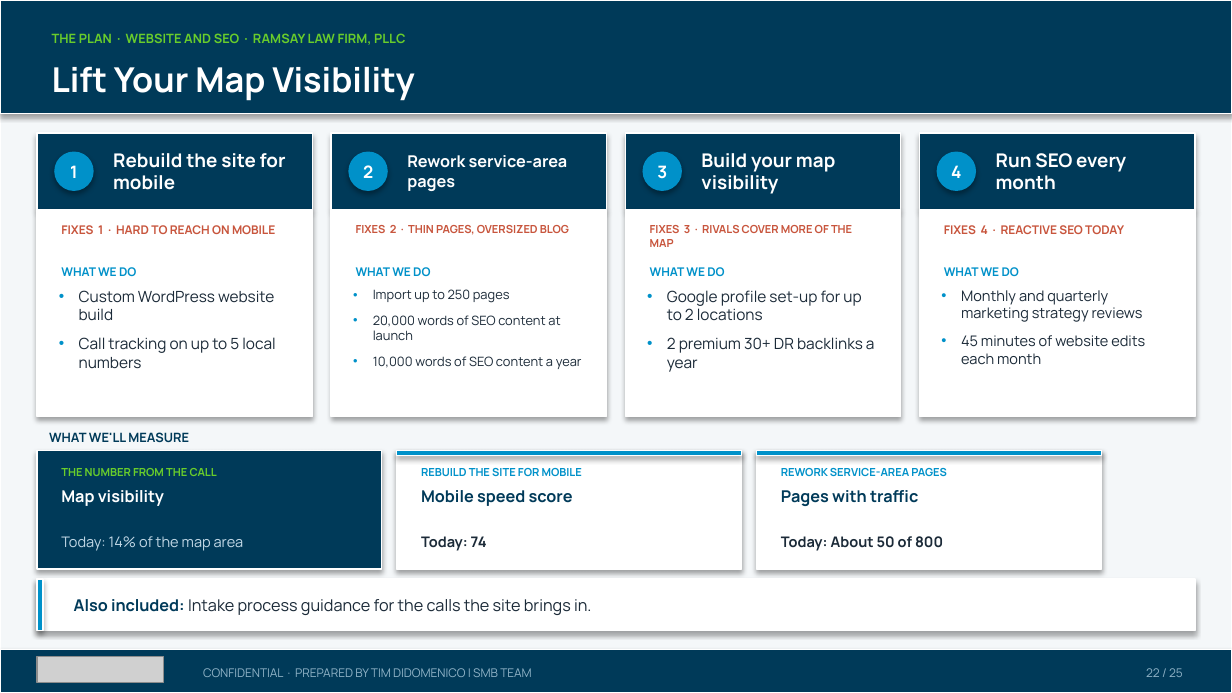
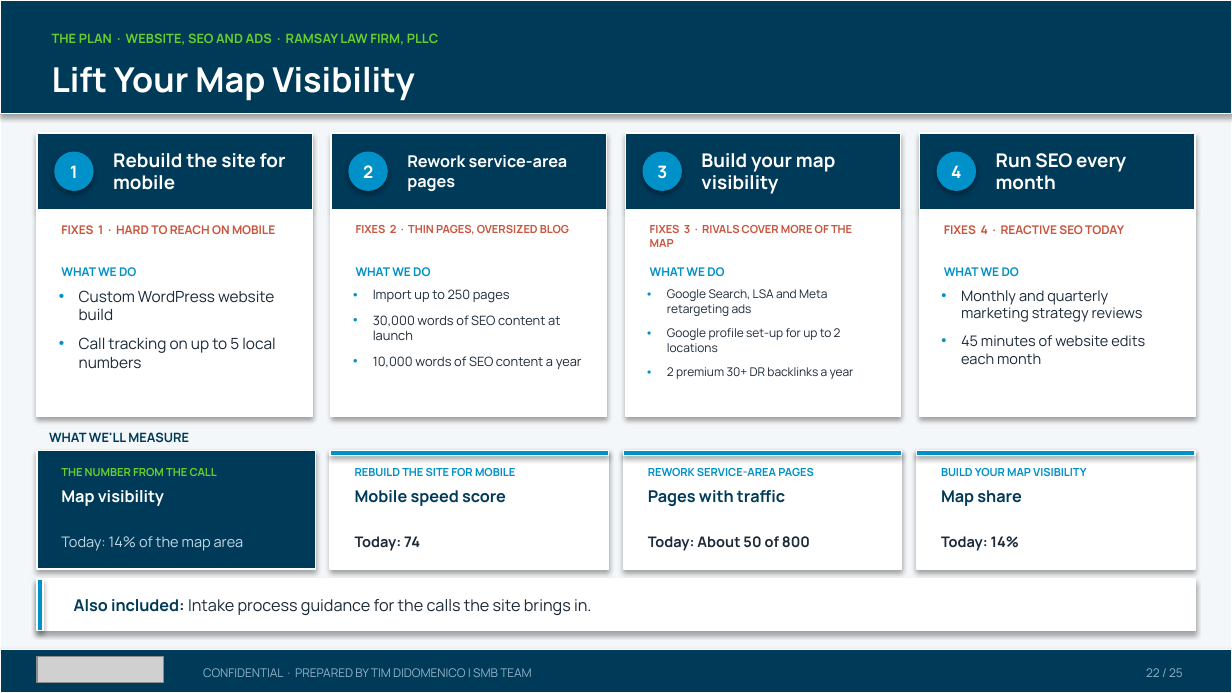
Before and after one commit to SMB-Team-Technology/workwith-smbteam, a slide deck: slide 22 of ramsay/Ramsay Law Firm PLLC_November 23, 2026_Proposal.pptx. Drawn at 1232x693 pixels with LibreOffice and Linux fonts; fonts in the diff are those of the drawing; grey boxes stand for pictures. Boxes give left, top, right and bottom in pixels: in the first picture for what was removed or moved away, otherwise in the second. Text is boxed around its words. In the diff, an @@ line names an element or a change of style, - is before the commit and + after.

```diff
--- a/ramsay/Ramsay Law Firm PLLC_November 23, 2026_Proposal.pptx
+++ b/ramsay/Ramsay Law Firm PLLC_November 23, 2026_Proposal.pptx
@@ text at (52, 33, 439, 45): text changed @@
-THE PLAN · WEBSITE AND SEO · RAMSAY LAW FIRM, PLLC
+THE PLAN · WEBSITE, SEO AND ADS · RAMSAY LAW FIRM, PLLC
@@ text at (667, 289, 827, 316): paragraph added @@
+• Google Search, LSA and Meta retargeting ads
@@ text at (373, 315, 560, 340): text changed @@
-• 20,000 words of SEO content at launch
+• 30,000 words of SEO content at launch
@@ text at (667, 328, 854, 379): size 9 to 7 pt in "Google profile set-up for up to 2 ...", "2 premium 30+ DR backlinks a year"; more space between paragraphs @@
@@ rectangle: place and size @@
-rectangle at (37, 451, 382, 569)
+rectangle at (37, 451, 315, 569)
@@ rectangle: place and size @@
-rectangle at (397, 451, 742, 569)
+rectangle at (330, 451, 609, 569)
@@ rectangle: place and size @@
-rectangle at (397, 451, 742, 456)
+rectangle at (330, 451, 609, 456)
@@ text "REBUILD THE SITE FOR MOBILE": place and size @@
-text "REBUILD THE SITE FOR MOBILE" at (421, 468, 582, 476)
+text "REBUILD THE SITE FOR MOBILE" at (355, 468, 515, 476)
@@ rectangle: place and size @@
-rectangle at (756, 451, 1101, 569)
+rectangle at (623, 451, 902, 569)
@@ rectangle: place and size @@
-rectangle at (756, 451, 1101, 456)
+rectangle at (623, 451, 902, 456)
@@ text "REWORK SERVICE-AREA PAGES": place and size @@
-text "REWORK SERVICE-AREA PAGES" at (781, 468, 947, 476)
+text "REWORK SERVICE-AREA PAGES" at (648, 468, 814, 476)
@@ rectangle added at (917, 451, 1195, 569), fill #FFFFFF, outline #FFFFFF 0.75 pt @@
@@ rectangle added at (917, 451, 1195, 456), fill #0091C9, outline #FFFFFF 0.75 pt @@
@@ text added at (941, 468, 1087, 476), 6.5 pt, text #0091C9, bold @@
+BUILD YOUR MAP VISIBILITY
@@ text "Mobile speed score": place and size @@
-text "Mobile speed score" at (421, 490, 573, 506)
+text "Mobile speed score" at (355, 490, 506, 506)
@@ text "Pages with traffic": place and size @@
-text "Pages with traffic" at (781, 490, 918, 506)
+text "Pages with traffic" at (648, 490, 785, 506)
@@ text added at (941, 490, 1021, 506), 9.5 pt, text #003A59, bold @@
+Map share
@@ text "Today: 74": place and size @@
-text "Today: 74" at (421, 536, 487, 551)
+text "Today: 74" at (355, 536, 420, 551)
@@ text "Today: About 50 of 800": place and size @@
-text "Today: About 50 of 800" at (781, 536, 943, 551)
+text "Today: About 50 of 800" at (648, 536, 810, 551)
@@ text added at (941, 536, 1019, 551), 8.5 pt, text #1B2A38, bold @@
+Today: 14%
```
Also in this commit, not shown: 4 other slides changed, 2 other files.
